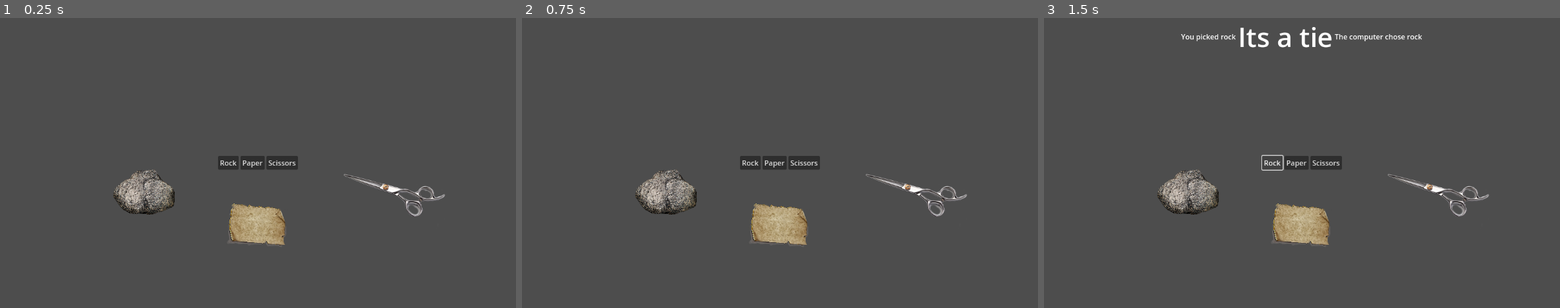
Above: before the commit, frames 1-3 (left to right).
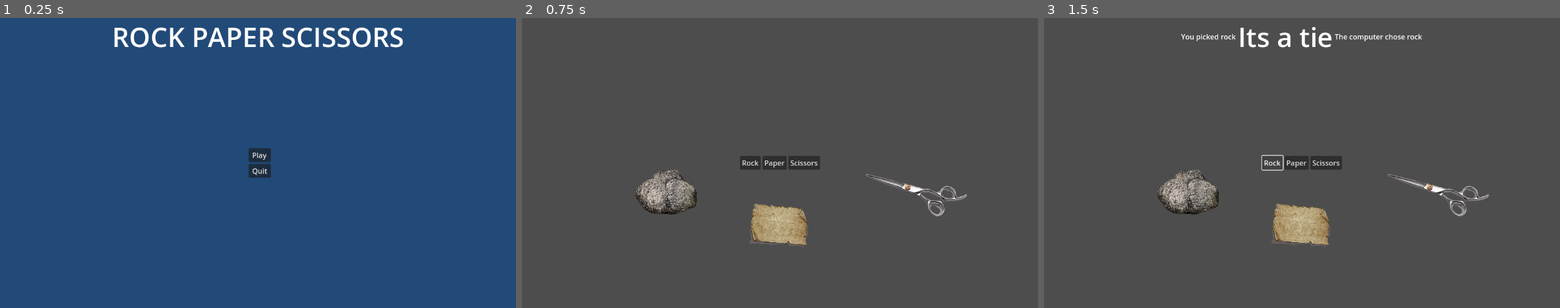
Above: after the commit, the same moments.

Repository: Heidi-Negrete/rock-paper-scissors
Game: Godot game, scene res://scenes/menu_ui.tscn
The game is run twice, just before and just after one commit, with the same random seed, the same clock (stepped at 60 frames per second) and the same inputs. Before the commit the project starts from res://scenes/main.tscn.
Inputs (mouse positions are in pixels of both pictures, inside the frame that each line leads up to):
- Up to frame 1 (0.25 s): no input
- Up to frame 2 (0.75 s): click (780, 154) at 0.5 s, where only the run after the commit has a clickable "Play"
- Up to frame 3 (1.5 s): click "Rock" at 1.25 s

The runs differ from the first frame. In frame 1, 100% of the frame differs, in the area x 0-100%, y 0-100%; in frame 2, nothing differs; in frame 3, nothing differs.

Commit message:
set start scene to menu

Diff:
--- a/project/project.godot
+++ b/project/project.godot
@@ -11,7 +11,7 @@
 [application]
 
 config/name="Rock_Paper_Scissors"
-run/main_scene="res://scenes/main.tscn"
+run/main_scene="res://scenes/menu_ui.tscn"
 config/features=PackedStringArray("4.1", "GL Compatibility")
 
 [display]
